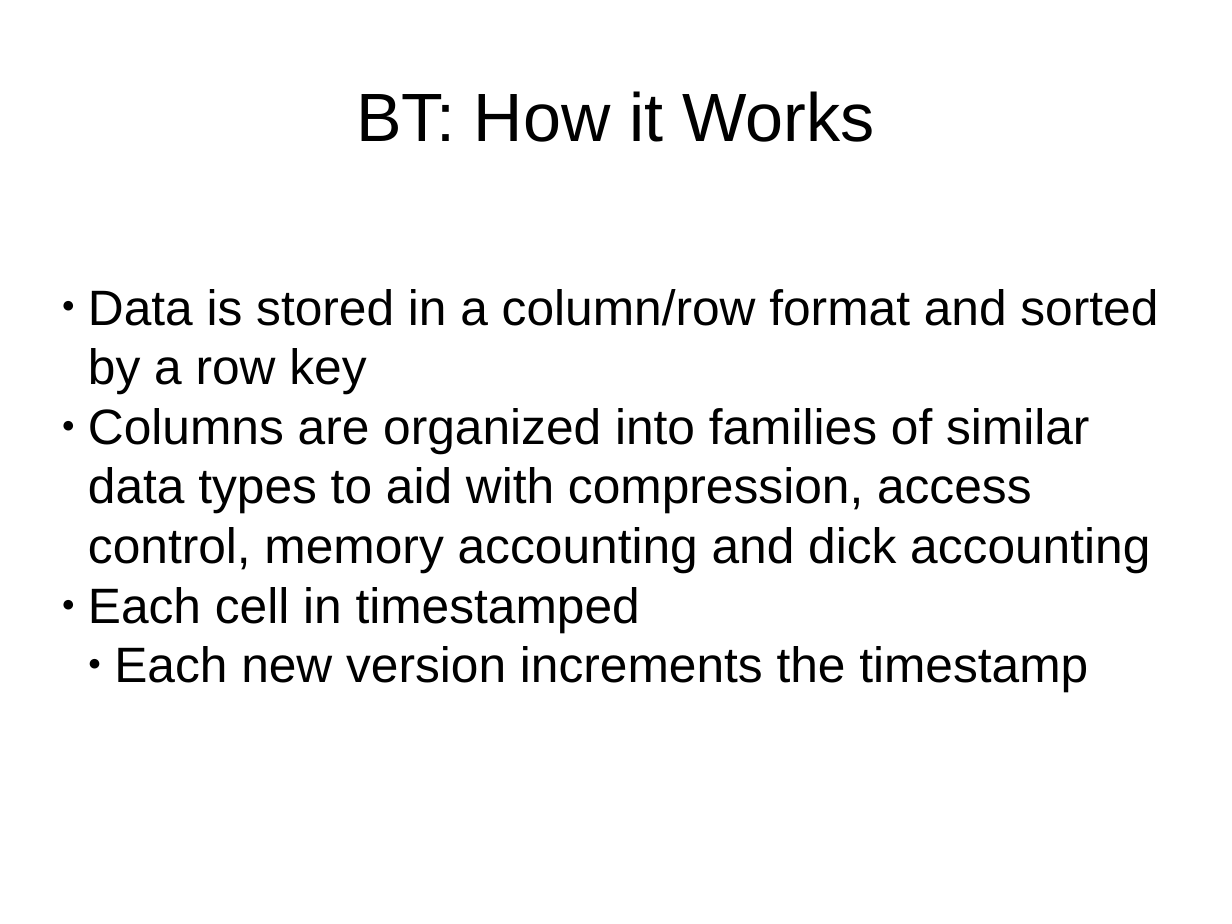
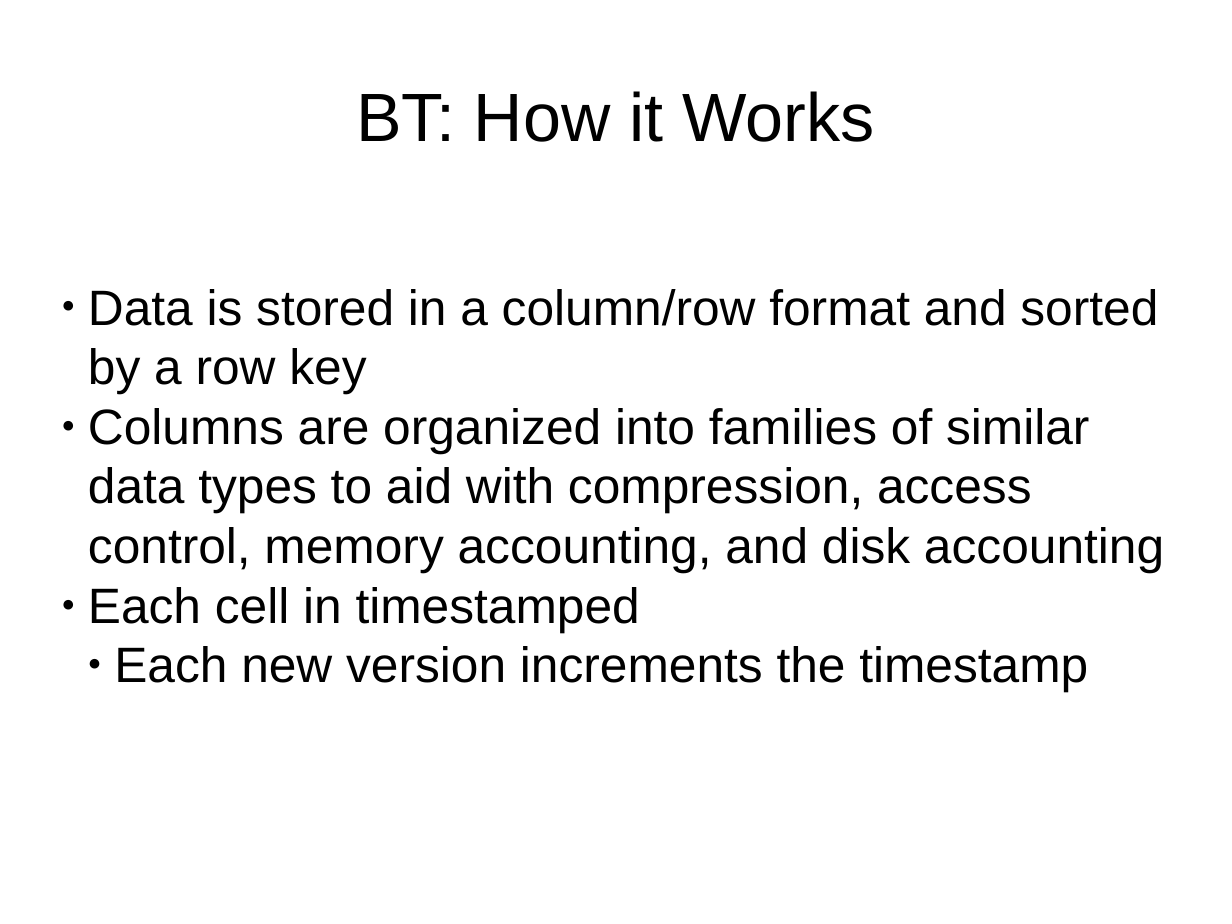
Before and after one commit to twcannon/MSDataSci, a slide deck: slide 17 of CSIS604/projects/assignment_4/assignment_4_ppt.pptx (slide 19 before the commit). Drawn at 1232x924 pixels with LibreOffice and Linux fonts; fonts in the diff are those of the drawing. Boxes give left, top, right and bottom in pixels: in the first picture for what was removed or moved away, otherwise in the second. Text is boxed around its words. In the diff, an @@ line names an element or a change of style, - is before the commit and + after.

```diff
--- a/CSIS604/projects/assignment_4/assignment_4_ppt.pptx
+++ b/CSIS604/projects/assignment_4/assignment_4_ppt.pptx
@@ text at box(88, 408, 1164, 573): text changed @@
-● Columns are organized into families of similar data types to aid with compression, access control, memory accounting and dick accounting
+● Columns are organized into families of similar data types to aid with compression, access control, memory accounting, and disk accounting
```
Also in this commit, not shown: 11 other slides changed, 2 slides removed, 6 other files.
